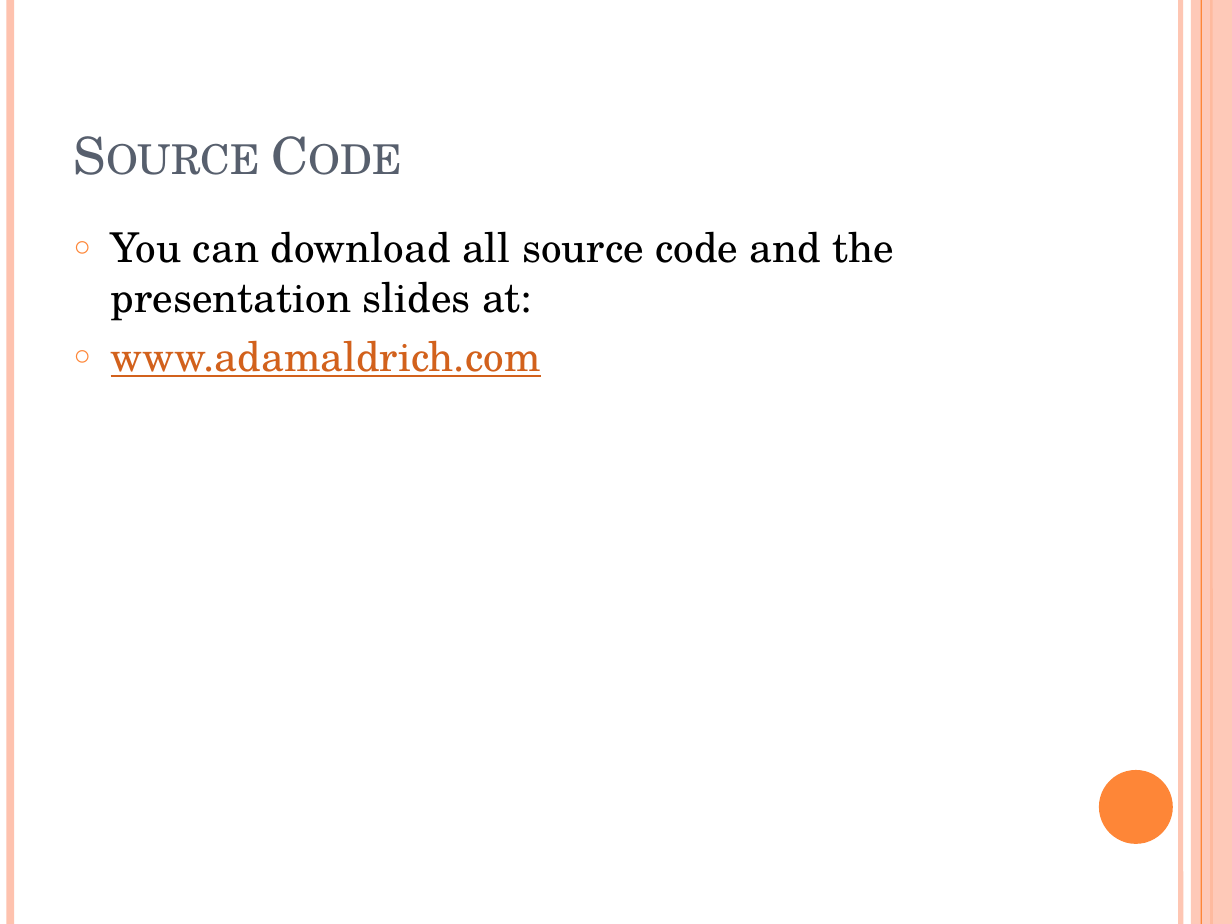
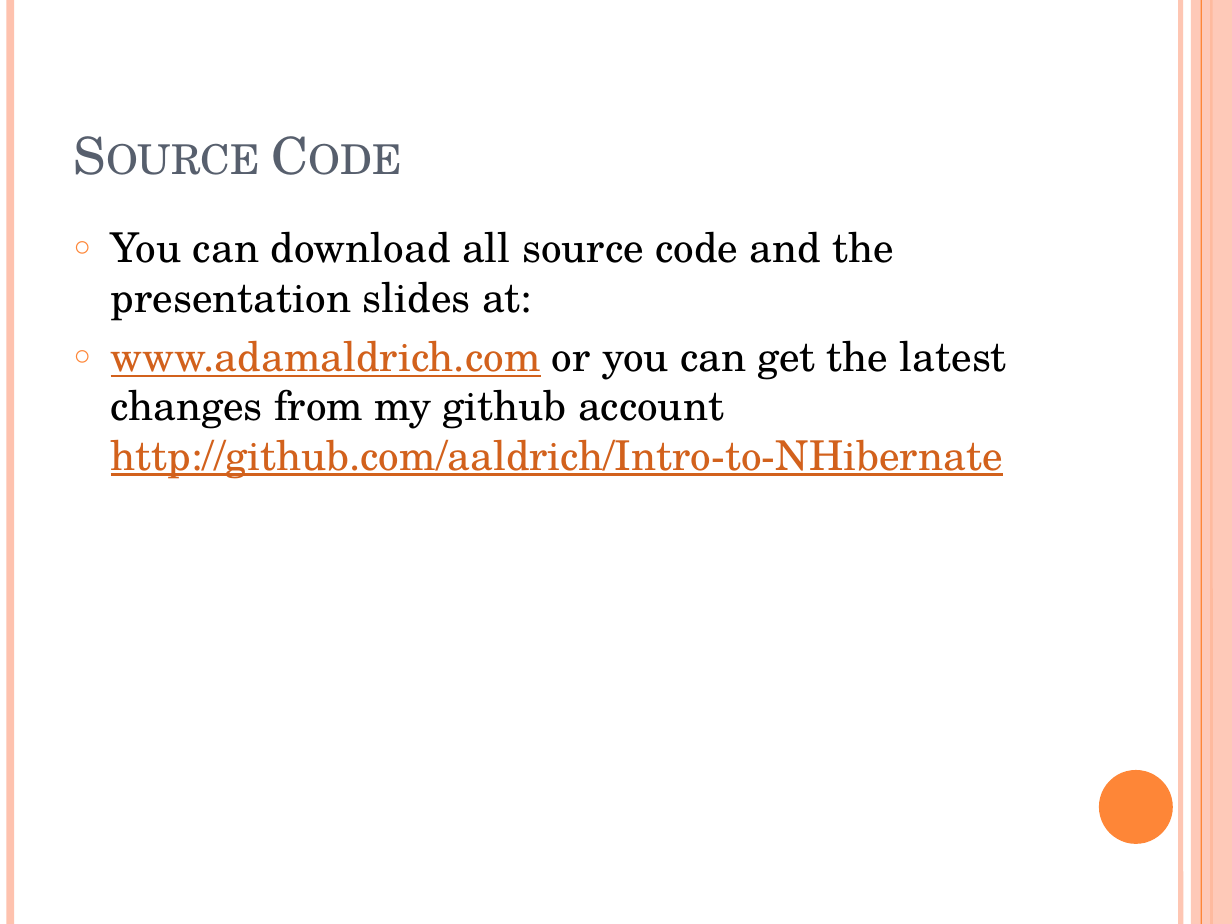
Before and after one commit to aaldrich/Intro-to-NHibernate, a slide deck: slide 24 of NHibernate.pptx. Drawn at 1232x924 pixels with LibreOffice and Linux fonts; fonts in the diff are those of the drawing. Boxes give left, top, right and bottom in pixels: in the first picture for what was removed or moved away, otherwise in the second. Text is boxed around its words. In the diff, an @@ line names an element or a change of style, - is before the commit and + after.

Commit message:
Added my github account to the powerpoint slides

```diff
--- a/NHibernate.pptx
+++ b/NHibernate.pptx
@@ text at bbox=[111, 340, 1007, 479]: text changed @@
-○ www.adamaldrich.com
+○ www.adamaldrich.com or you can get the latest changes from my github account http://github.com/aaldrich/Intro-to-NHibernate
```
